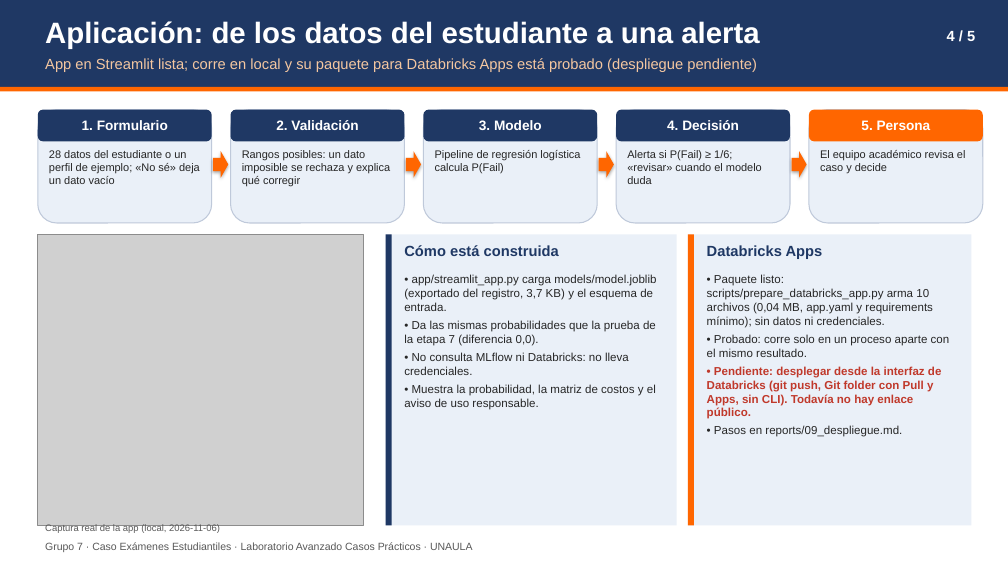
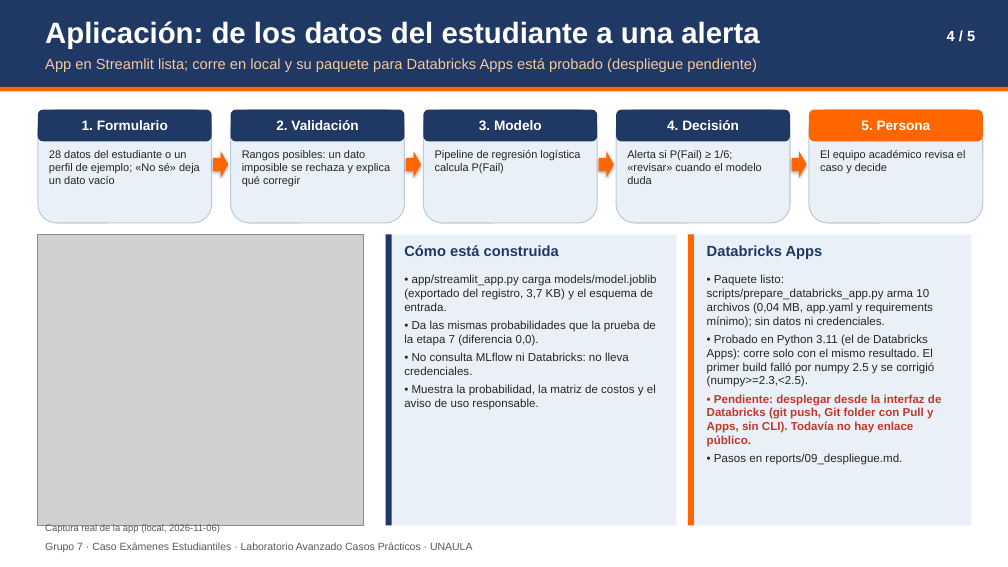
Before and after one commit to 123omarrendon/esp_lab_analisis_avanzado, a slide deck: slide 4 of Presentacion_Caso_Examenes_Estudiantiles_Grupo7.pptx. Drawn at 1008x567 pixels with LibreOffice and Linux fonts; fonts in the diff are those of the drawing; grey boxes stand for pictures. Boxes give left, top, right and bottom in pixels: in the first picture for what was removed or moved away, otherwise in the second. Text is boxed around its words. In the diff, an @@ line names an element or a change of style, - is before the commit and + after.

```diff
--- a/Presentacion_Caso_Examenes_Estudiantiles_Grupo7.pptx
+++ b/Presentacion_Caso_Examenes_Estudiantiles_Grupo7.pptx
@@ text at [707,334,934,387]: text changed @@
-• Probado: corre solo en un proceso aparte con el mismo resultado.
+• Probado en Python 3.11 (el de Databricks Apps): corre solo con el mismo resultado. El primer build falló por numpy 2.5 y se corrigió (numpy>=2.3,<2.5).
```
Also in this commit, not shown: 2 other slides changed, 1 other file.
